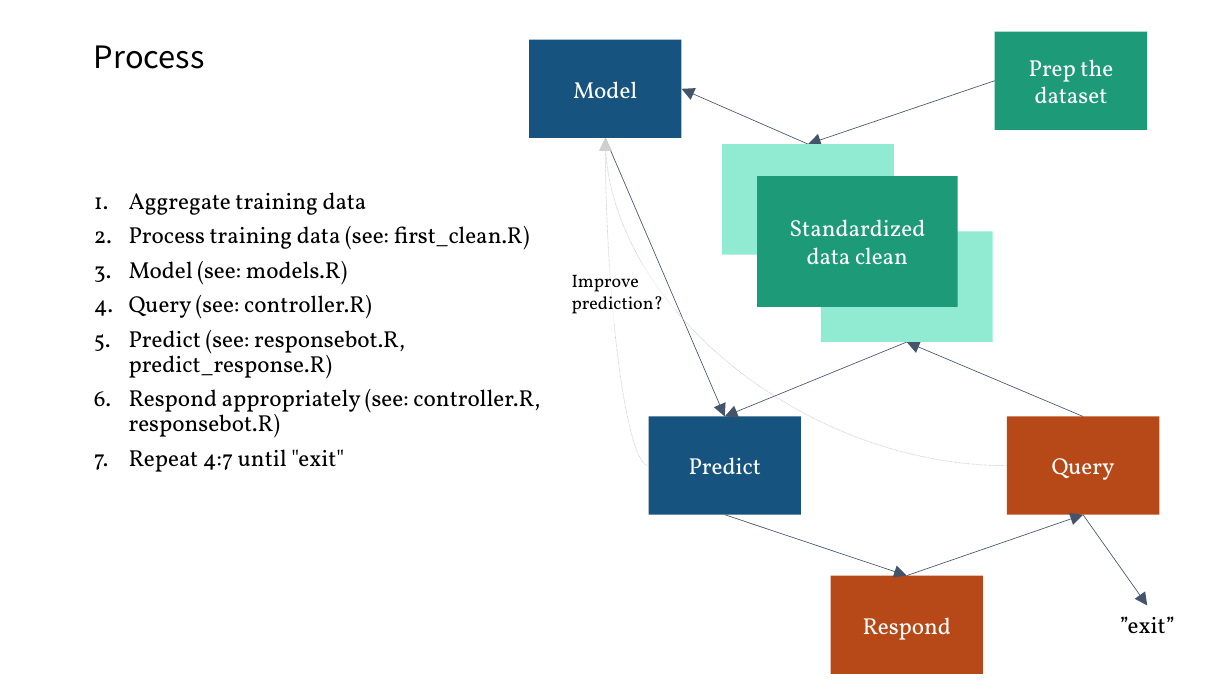
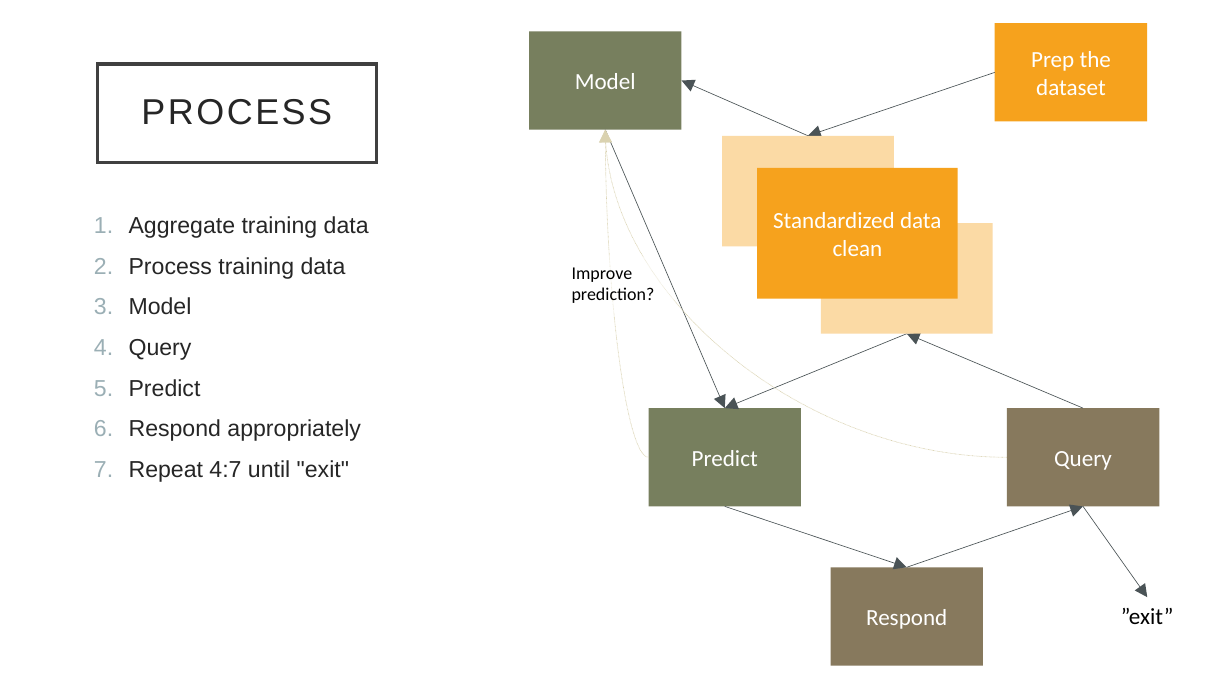
Before and after one commit to ahgraber/Chatbot, a slide deck: slide 4 of SEI presentation.pptx (slide 3 before the commit). Drawn at 1232x693 pixels with LibreOffice and Linux fonts; fonts in the diff are those of the drawing. Boxes give left, top, right and bottom in pixels: in the first picture for what was removed or moved away, otherwise in the second. Text is boxed around its words. In the diff, an @@ line names an element or a change of style, - is before the commit and + after.

Commit message:
Final clean & update of version as presented

```diff
--- a/SEI presentation.pptx
+++ b/SEI presentation.pptx
@@ rectangle "Prep the dataset" at (995,23,1148,121): font Vollkorn to Calibri; fill #1D9A78 to #F6A21D @@
@@ rectangle "Model" at (530,31,682,129): font Vollkorn to Calibri; fill #16537F to #777F5E @@
@@ title "PROCESS": place and size @@
-title "PROCESS" at (94,45,205,69)
+title "PROCESS" at (97,64,376,162)
@@ title "PROCESS" at (97,64,376,162): vertical alignment top to middle; fill none to #FFFFFF; outline none to #404040 2.5 pt @@
@@ arrow (808, 136) - (682, 80): stroke #44546A 0.5 pt to #4A5356 0.5 pt @@
@@ arrow (995, 72) - (808, 136): stroke #44546A 0.5 pt to #4A5356 0.5 pt @@
@@ title at (141,99,332,125): text changed; size 24 to 28 pt; font Noto Sans CJK KR to Arial; text colour #000000 to #262626 @@
-Process
+PROCESS
@@ arrow (605, 129) - (725, 409): stroke #44546A 0.5 pt to #4A5356 0.5 pt @@
@@ curved arrow (1007, 457) - (605, 129): stroke #D0CECE 0.5 pt dashed to #DAD2B0 0.5 pt dashed @@
@@ curved arrow (649, 457) - (605, 129): stroke #D0CECE 0.5 pt dashed to #DAD2B0 0.5 pt dashed @@
@@ rectangle at (723,136,895,247): fill #91EAD2 to #FBDAA5 @@
@@ rectangle "Standardized data clean" at (757,168,958,299): font Vollkorn to Calibri; fill #1D9A78 to #F6A21D @@
@@ text "Aggregate training data": place and size @@
-text "Aggregate training data" at (129,192,540,472)
+text "Aggregate training data" at (129,216,369,482)
@@ text at (129,216,369,482): font Vollkorn to Arial, text colour #000000 to #262626 in "Aggregate training data", "Repeat 4:7 until "exit""; line spacing 0.9 to 1; more space between paragraphs @@
@@ 8 rectangles, 8 arrows, 2 curved arrows, 1 text, 1 freeform shape: place and size @@
-8 rectangles, 8 arrows, 2 curved arrows, 1 text, 1 freeform shape at (530,31,1175,674)
+8 rectangles, 8 arrows, 2 curved arrows, 1 text, 1 freeform shape at (530,23,1174,665)
@@ rectangle at (821,223,993,334): fill #91EAD2 to #FBDAA5 @@
@@ text at (129,257,360,441): text changed; font Vollkorn to Arial; text colour #000000 to #262626 @@
-2. Process training data (see: first_clean.R)
-3. Model (see: models.R)
-4. Query (see: controller.R)
-5. Predict (see: responsebot.R, predict_response.R)
-6. Respond appropriately (see: controller.R, responsebot.R)
+2. Process training data
+3. Model
+4. Query
+5. Predict
+6. Respond appropriately
@@ freeform shape "Improve prediction?" at (563,257,680,314): font Vollkorn to Calibri @@
@@ arrow (907, 334) - (725, 409): stroke #44546A 0.5 pt to #4A5356 0.5 pt @@
@@ arrow (1083, 409) - (907, 334): stroke #44546A 0.5 pt to #4A5356 0.5 pt @@
@@ rectangle "Predict" at (649,409,801,506): font Vollkorn to Calibri; fill #16537F to #777F5E @@
@@ rectangle "Query" at (1007,409,1160,506): font Vollkorn to Calibri; fill #B74919 to #87795D @@
@@ arrow (725, 506) - (907, 567): stroke #44546A 0.5 pt to #4A5356 0.5 pt @@
@@ arrow (907, 567) - (1083, 506): stroke #44546A 0.5 pt to #4A5356 0.5 pt @@
@@ arrow (1083, 506) - (1148, 597): stroke #44546A 0.5 pt to #4A5356 0.5 pt @@
@@ rectangle "Respond" at (831,567,983,665): font Vollkorn to Calibri; fill #B74919 to #87795D @@
@@ text "”exit”" at (1121,608,1174,624): font Vollkorn to Calibri @@
```
Also in this commit, not shown: 2 other slides changed, 8 slides added, 7 slides removed, 17 other files.
